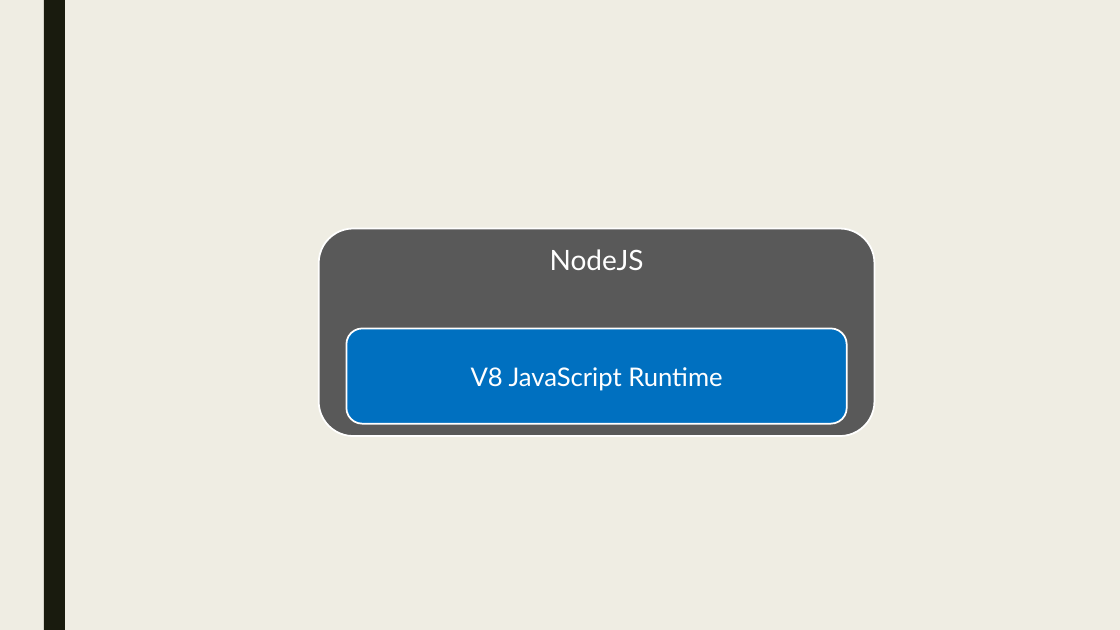
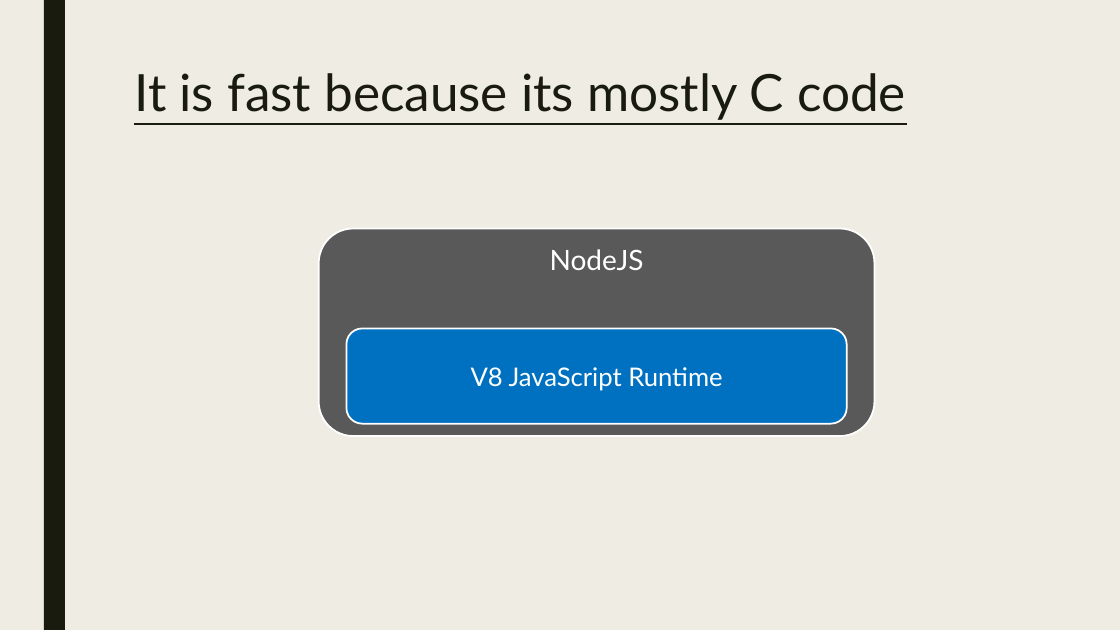
Before and after one commit to pkyurkchiev/mean-stack, a slide deck: slide 4 of presentations/nodeJS.pptx. Drawn at 1120x630 pixels with LibreOffice and Linux fonts; fonts in the diff are those of the drawing. Boxes give left, top, right and bottom in pixels: in the first picture for what was removed or moved away, otherwise in the second. Text is boxed around its words. In the diff, an @@ line names an element or a change of style, - is before the commit and + after.

```diff
--- a/presentations/nodeJS.pptx
+++ b/presentations/nodeJS.pptx
@@ title added at (x1=134, y1=73, x2=906, y2=120), 44 pt, text #191B0E, underline @@
+It is fast because its mostly C code
```
Also in this commit, not shown: 2 other slides changed, 2 slides added, 1 slide removed, 2 other files.
